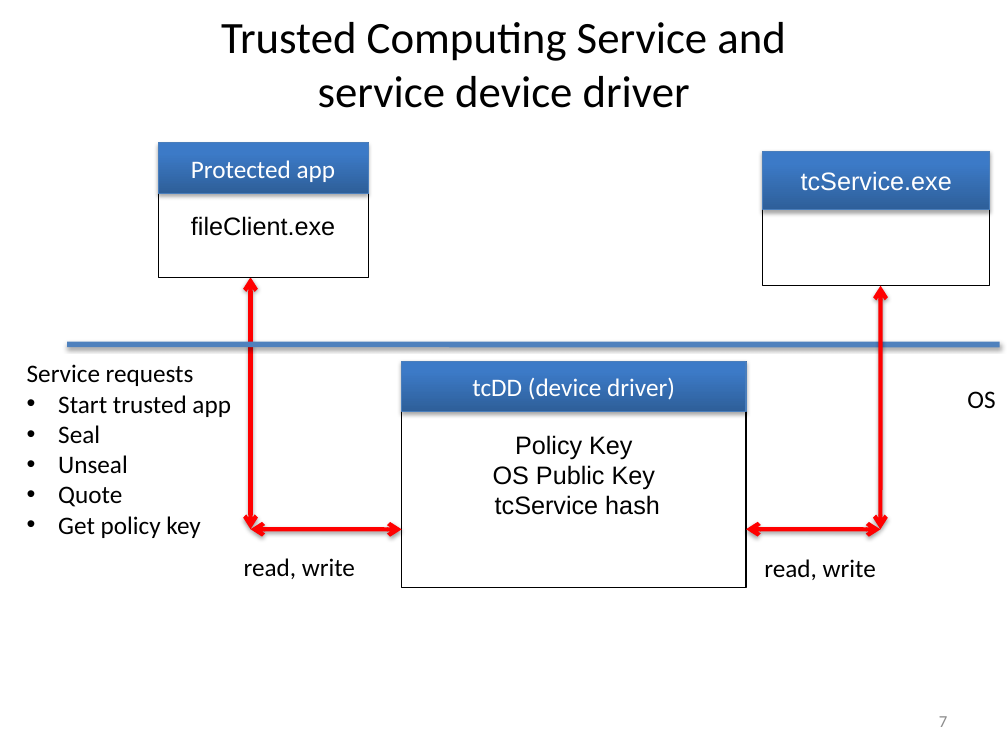
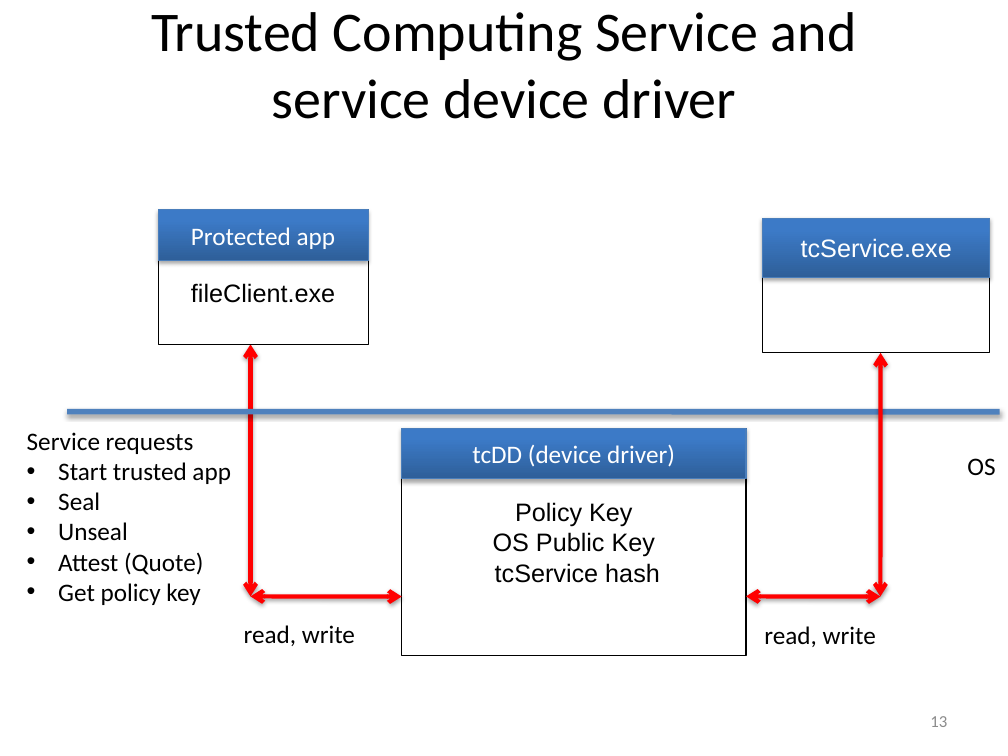
Before and after one commit to jlmucb/cloudproxy, a slide deck: slide 13 of Doc/Hypervisor.pptx (slide 7 before the commit). Drawn at 1008x756 pixels with LibreOffice and Linux fonts; fonts in the diff are those of the drawing. Boxes give left, top, right and bottom in pixels: in the first picture for what was removed or moved away, otherwise in the second. Text is boxed around its words. In the diff, an @@ line names an element or a change of style, - is before the commit and + after.

```diff
--- a/Doc/Hypervisor.pptx
+++ b/Doc/Hypervisor.pptx
@@ text "Trusted Computing Service and" at [151, 12, 857, 119]: size 32 to 40 pt @@
@@ 4 double arrows, 2 rectangles, 2 texts: place and size @@
-4 double arrows, 2 rectangles, 2 texts at [251, 151, 995, 580]
+4 double arrows, 2 rectangles, 2 texts at [251, 219, 995, 647]
@@ 4 rectangles, 2 texts, 1 line: place and size @@
-4 rectangles, 2 texts, 1 line at [27, 143, 1000, 588]
+4 rectangles, 2 texts, 1 line at [27, 210, 1000, 655]
@@ text at [58, 552, 203, 575]: text changed @@
-• Quote
+• Attest (Quote)
@@ page number at [930, 716, 947, 727]: text changed @@
-7
+13
```
Also in this commit, not shown: 9 other slides changed, 8 slides added, 3 slides removed, 9 other files.
